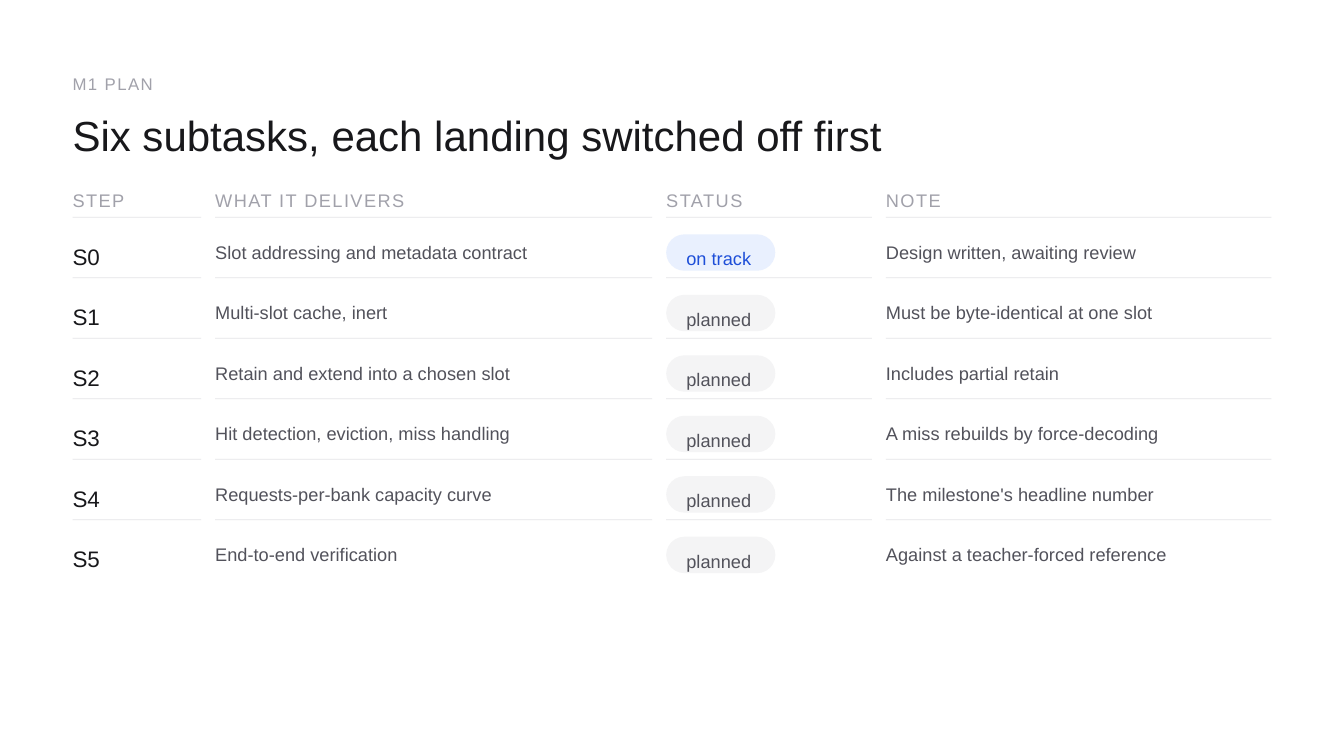
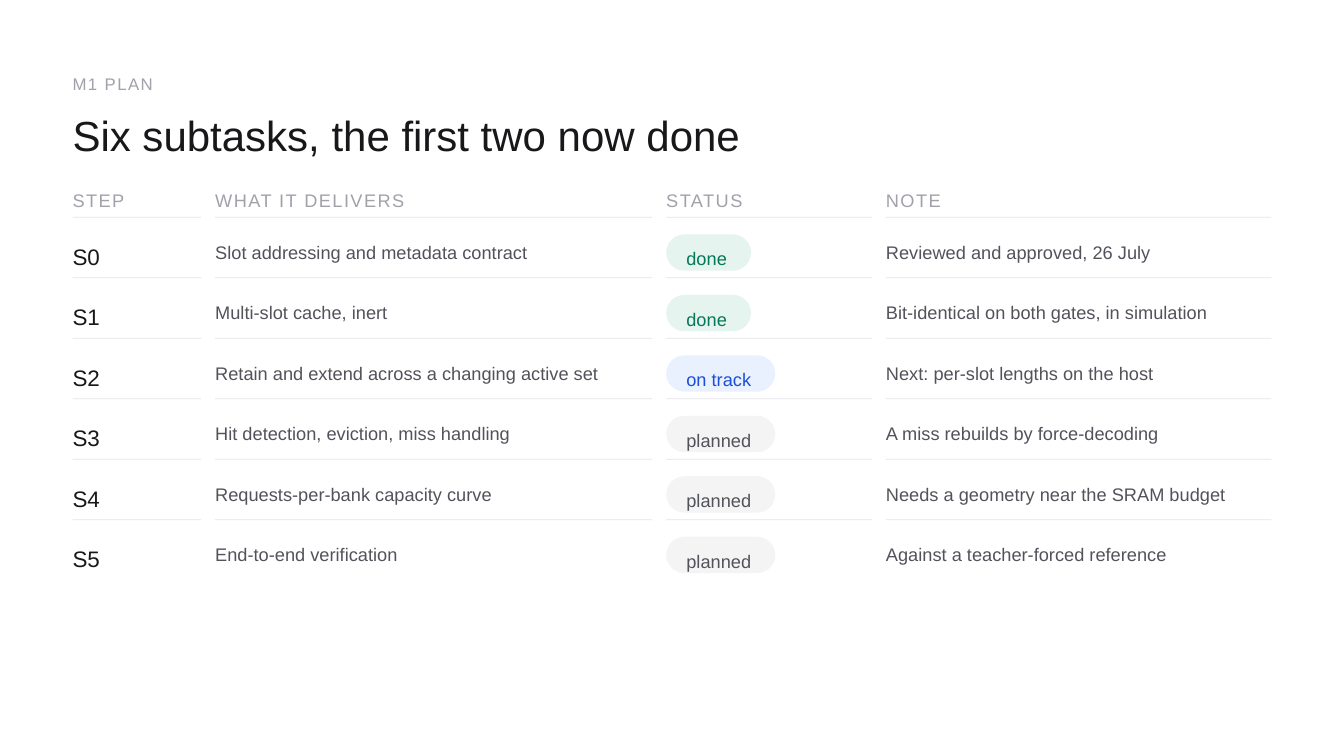
Before and after one commit to happyandslow/agent-memory, a slide deck: slide 15 of projects/WaferEngine-staging/meetings/2026-07-26.pptx (slide 14 before the commit). Drawn at 1344x756 pixels with LibreOffice and Linux fonts; fonts in the diff are those of the drawing. Boxes give left, top, right and bottom in pixels: in the first picture for what was removed or moved away, otherwise in the second. Text is boxed around its words. In the diff, an @@ line names an element or a change of style, - is before the commit and + after.

```diff
--- a/projects/WaferEngine-staging/meetings/2026-07-26.pptx
+++ b/projects/WaferEngine-staging/meetings/2026-07-26.pptx
@@ text at (73,120,739,157): text changed @@
-Six subtasks, each landing switched off first
+Six subtasks, the first two now done
@@ rounded rectangle: place and size @@
-rounded rectangle at (666,235,775,271)
+rounded rectangle at (666,235,751,271)
@@ rounded rectangle at (666,235,751,271): fill #E9F0FE to #E5F4EE @@
@@ text at (686,251,727,265): text changed; text colour #1D4ED8 to #047857 @@
-on track
+done
@@ text at (886,246,1150,263): text changed @@
-Design written, awaiting review
+Reviewed and approved, 26 July
@@ rounded rectangle: place and size @@
-rounded rectangle at (666,295,775,331)
+rounded rectangle at (666,295,751,331)
@@ rounded rectangle at (666,295,751,331): fill #F4F4F5 to #E5F4EE @@
@@ text at (686,312,727,326): text changed; text colour #52525B to #047857 @@
-planned
+done
@@ text at (886,306,1207,323): text changed @@
-Must be byte-identical at one slot
+Bit-identical on both gates, in simulation
@@ rounded rectangle at (666,355,775,392): fill #F4F4F5 to #E9F0FE @@
@@ text at (215,367,598,384): text changed @@
-Retain and extend into a chosen slot
+Retain and extend across a changing active set
@@ text at (686,373,751,386): text changed; text colour #52525B to #1D4ED8 @@
-planned
+on track
@@ text at (886,367,1153,384): text changed @@
-Includes partial retain
+Next: per-slot lengths on the host
@@ text at (886,488,1225,505): text changed @@
-The milestone's headline number
+Needs a geometry near the SRAM budget
```
Also in this commit, not shown: 5 other slides changed, 1 slide added, 7 other files.
